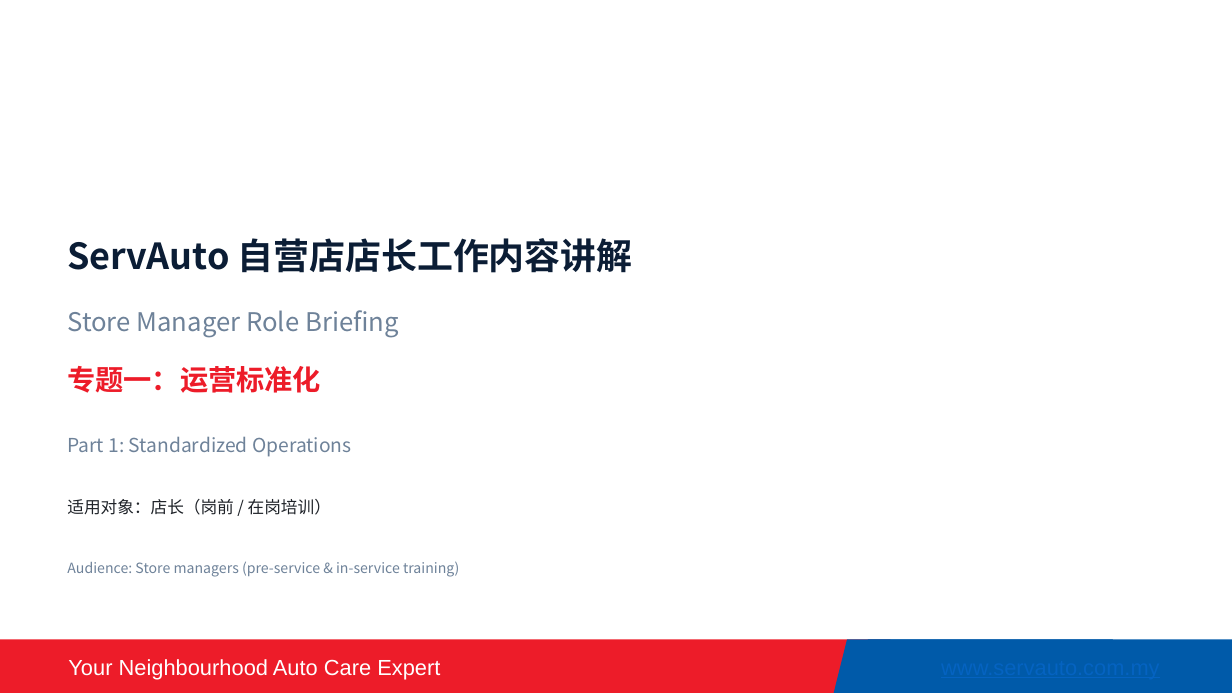
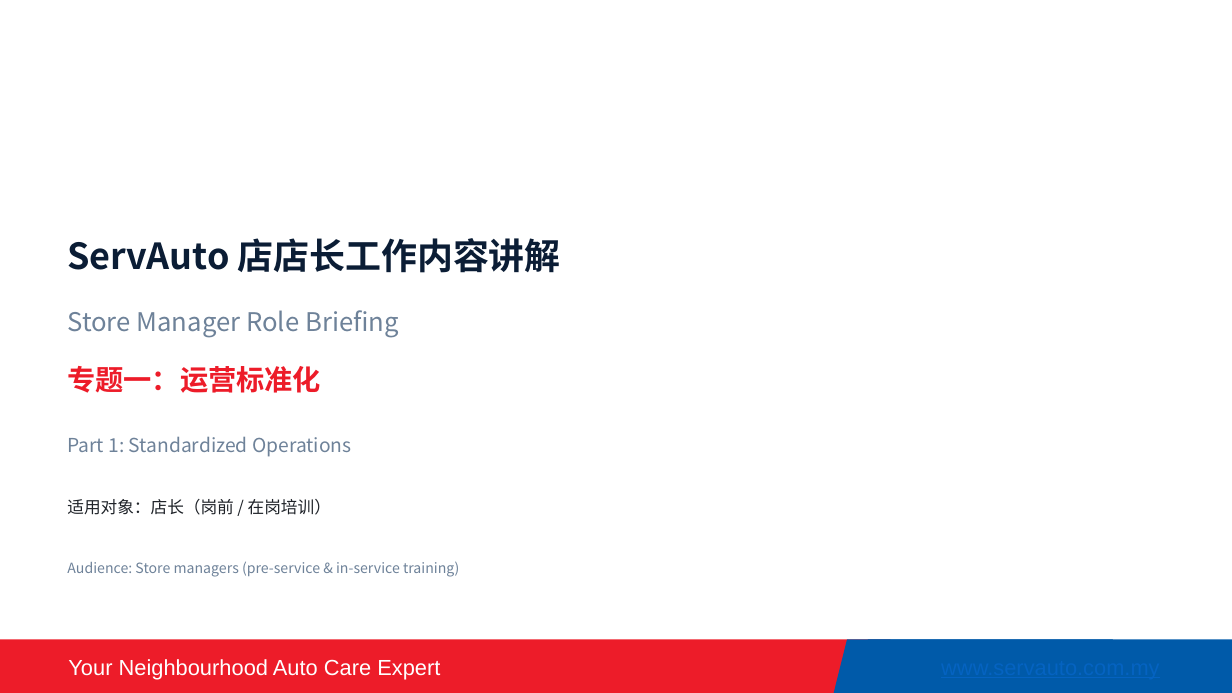
Before and after one commit to fangwei3322-hue/servauto-portal, a slide deck: slide 1 of public/files/training/store-manager-01-operational-standardization.pptx. Drawn at 1232x693 pixels with LibreOffice and Linux fonts; fonts in the diff are those of the drawing; background and template pictures are left out. Boxes give left, top, right and bottom in pixels: in the first picture for what was removed or moved away, otherwise in the second. Text is boxed around its words. In the diff, an @@ line names an element or a change of style, - is before the commit and + after.

```diff
--- a/public/files/training/store-manager-01-operational-standardization.pptx
+++ b/public/files/training/store-manager-01-operational-standardization.pptx
@@ text at box(67, 238, 561, 273): text changed @@
-ServAuto 自营店店长工作内容讲解
+ServAuto 店店长工作内容讲解
```
Also in this commit, not shown: 3 other slides changed, 1 other file.
